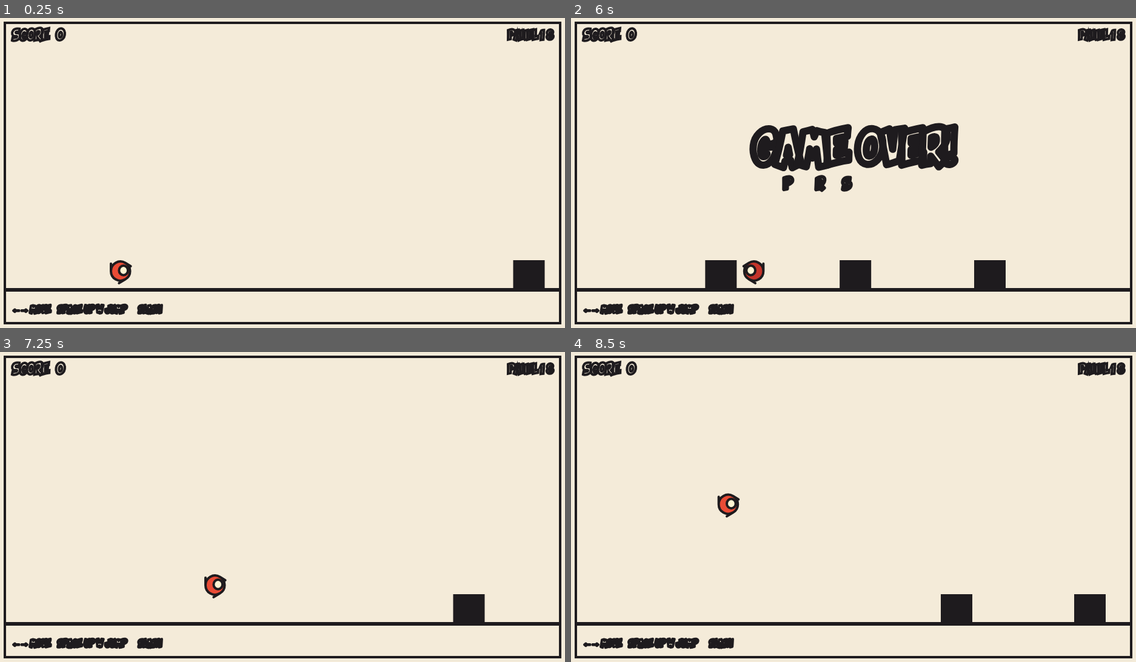
Above: before the commit, frames 1-4 (two rows, left to right).
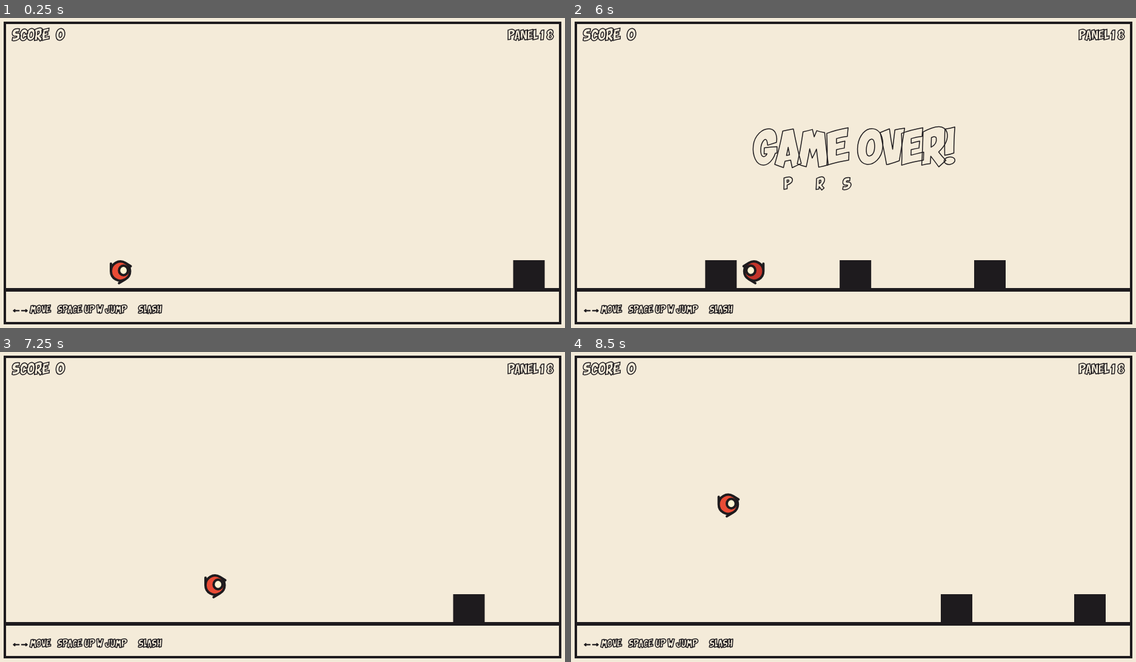
Above: after the commit, the same moments.

Repository: rfrondorf12/ai-girlies-jam-game
Game: browser game, page index.html
Same seed, same stepped clock (60 frames per second), same inputs: the game is played once before the commit and once after it.
Inputs:
- Up to frame 1 (0.25 s): no input
- Up to frame 2 (6 s): hold Right 1.03-1.53 s; tap Space every 0.5 s from 1.1 to 5.6 s; hold Down 1.58-1.85 s; hold Left 1.9-2.47 s; hold Up 2.52-2.82 s; hold Right 2.87-3.53 s; hold Up 3.58-3.82 s; hold Left 3.87-4.3 s; hold Down 4.35-4.68 s; hold Right 4.73-5.23 s; hold Down 5.28-5.55 s; hold Left from 5.6 s (still down)
- Up to frame 3 (7.25 s): tap Space at 6.1, 6.6, 7.1 s; release Left at 6.17 s; hold Up 6.22-6.52 s; hold Right 6.57-7.23 s
- Up to frame 4 (8.5 s): hold Up 7.28-7.52 s; hold Left 7.57-8 s; tap Space at 7.6, 8.1 s; hold Down 8.05-8.38 s; hold Right from 8.43 s (still down)

The runs differ from the first frame. In frame 1, 1.1% of the frame differs, in the area x 1-99%, y 2-96%; in frame 2, 5.4%; in frame 3, 1.1%; in frame 4, 1.1%.

Commit message:
m3-feel: thin text outline for legibility
Co-Authored-By: Claude Code <noreply@anthropic.com>

Diff:
--- a/main.js
+++ b/main.js
@@ -1,6 +1,6 @@
 // M3 feel: 8-panel comic runner with spawning monsters, stomp, slash, score, instant restart, and procedural Web Audio SFX.
 import {
-  PLAYFIELD_W, PLAYFIELD_H, PANEL_MARGIN, GROUND_Y, GROUND_THICKNESS, OUTLINE_WIDTH, MAX_DT,
+  PLAYFIELD_W, PLAYFIELD_H, PANEL_MARGIN, GROUND_Y, GROUND_THICKNESS, OUTLINE_WIDTH, TEXT_OUTLINE_WIDTH, MAX_DT,
   GRAVITY, MAX_FALL_SPEED, JUMP_VELOCITY, MAX_JUMPS, DOUBLE_JUMP_VELOCITY,
   MOVE_SPEED, PLAYER_W, PLAYER_H, PLAYER_START_X,
   SHAPE_ROUND, EYE_OFFSET_X, EYE_OFFSET_Y, EYE_RADIUS_X, EYE_RADIUS_Y,
@@ -540,7 +540,7 @@
   ctx.textAlign = 'left';
   ctx.textBaseline = 'top';
   ctx.font = `${SCORE_FONT_SIZE}px ${FONT_STACK}`;
-  ctx.lineWidth = OUTLINE_WIDTH;
+  ctx.lineWidth = TEXT_OUTLINE_WIDTH;
   ctx.strokeStyle = COLOR_INK;
   const text = `SCORE: ${score}`;
   const x = PANEL_MARGIN + 12;
@@ -556,7 +556,7 @@
   ctx.textAlign = 'right';
   ctx.textBaseline = 'top';
   ctx.font = `${PANEL_COUNTER_FONT_SIZE}px ${FONT_STACK}`;
-  ctx.lineWidth = OUTLINE_WIDTH;
+  ctx.lineWidth = TEXT_OUTLINE_WIDTH;
   ctx.strokeStyle = COLOR_INK;
   const text = `PANEL ${panel}/8`;
   const x = PLAYFIELD_W - PANEL_MARGIN - 12;
@@ -575,7 +575,7 @@
   ctx.textAlign = 'left';
   ctx.textBaseline = 'bottom';
   ctx.font = `${CONTROLS_HINT_SIZE}px ${FONT_STACK}`;
-  ctx.lineWidth = OUTLINE_WIDTH;
+  ctx.lineWidth = TEXT_OUTLINE_WIDTH;
   ctx.lineJoin = 'round';
   ctx.strokeStyle = COLOR_INK;
   const x = PANEL_MARGIN + CONTROLS_HINT_MARGIN;
@@ -596,7 +596,7 @@
   ctx.lineJoin = 'round';
   ctx.strokeStyle = COLOR_INK;
   ctx.font = `${PANEL_CLEAR_FONT_SIZE}px ${FONT_STACK}`;
-  ctx.lineWidth = OUTLINE_WIDTH * 2.5;
+  ctx.lineWidth = TEXT_OUTLINE_WIDTH;
   const text = `PANEL ${panel} CLEARED!`;
   ctx.strokeText(text, cx, cy);
   ctx.fillStyle = 'transparent';
@@ -615,13 +615,13 @@
   ctx.strokeStyle = COLOR_INK;
 
   ctx.font = `${GAME_OVER_FONT_SIZE}px ${FONT_STACK}`;
-  ctx.lineWidth = OUTLINE_WIDTH * 3;
+  ctx.lineWidth = TEXT_OUTLINE_WIDTH;
   ctx.strokeText(GAME_OVER_TEXT, cx, GAME_OVER_BANNER_Y);
   ctx.fillStyle = 'transparent';
   ctx.fillText(GAME_OVER_TEXT, cx, GAME_OVER_BANNER_Y);
 
   ctx.font = `${GAME_OVER_HINT_SIZE}px ${FONT_STACK}`;
-  ctx.lineWidth = OUTLINE_WIDTH * 1.5;
+  ctx.lineWidth = TEXT_OUTLINE_WIDTH;
   const hintY = GAME_OVER_BANNER_Y + GAME_OVER_HINT_GAP;
   ctx.strokeText(RESTART_HINT, cx, hintY);
   ctx.fillStyle = 'transparent';
@@ -639,13 +639,13 @@
   ctx.strokeStyle = COLOR_INK;
 
   ctx.font = `${VICTORY_FONT_SIZE}px ${FONT_STACK}`;
-  ctx.lineWidth = OUTLINE_WIDTH * 3;
+  ctx.lineWidth = TEXT_OUTLINE_WIDTH;
   ctx.strokeText(VICTORY_TEXT, cx, GAME_OVER_BANNER_Y);
   ctx.fillStyle = 'transparent';
   ctx.fillText(VICTORY_TEXT, cx, GAME_OVER_BANNER_Y);
 
   ctx.font = `${GAME_OVER_HINT_SIZE}px ${FONT_STACK}`;
-  ctx.lineWidth = OUTLINE_WIDTH * 1.5;
+  ctx.lineWidth = TEXT_OUTLINE_WIDTH;
   const scoreY = GAME_OVER_BANNER_Y + GAME_OVER_HINT_GAP;
   const scoreText = `FINAL SCORE: ${score}`;
   ctx.strokeText(scoreText, cx, scoreY);
--- a/tuning.js
+++ b/tuning.js
@@ -6,7 +6,8 @@
 export const PANEL_MARGIN = 22;      // inset of the comic panel border from the playfield edge
 export const GROUND_Y = 460;         // y of the ground line, measured from the top of the playfield
 export const GROUND_THICKNESS = 6;   // thickness of the ink ground line
-export const OUTLINE_WIDTH = 4;      // chunky ink outline weight for every shape
+export const OUTLINE_WIDTH = 4;      // chunky ink outline weight for shapes and player
+export const TEXT_OUTLINE_WIDTH = 1.5; // much thinner ink outline so comic lettering stays readable
 export const MAX_DT = 1 / 30;        // longest step we simulate, so a stalled tab can't teleport the player
 
 // --- Player ---
